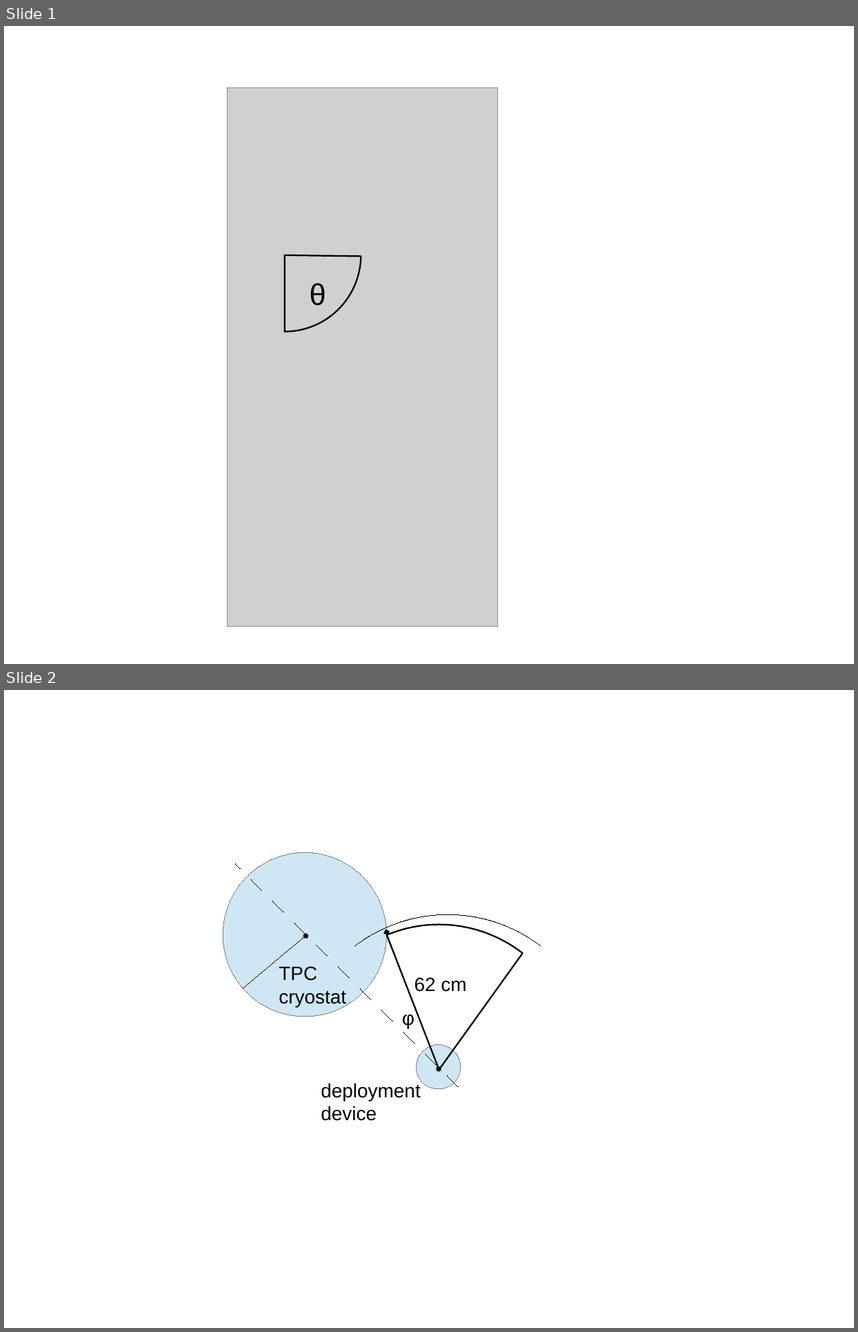
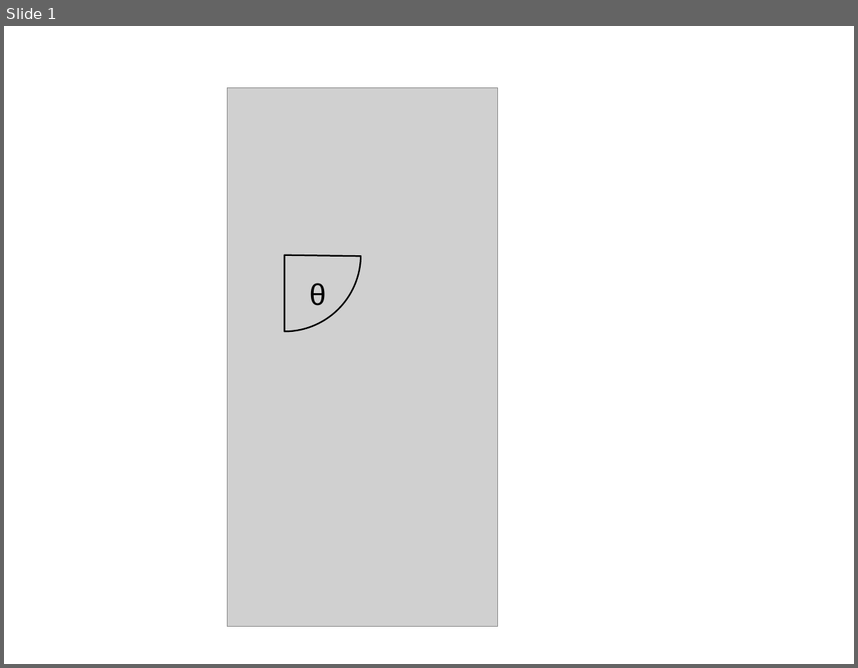
Before and after one commit to berndreinhold/DS_Hawaii, a slide deck: CalibHardwarePaper/Figures/DeploymentDevice_XY_view.odp. Shown one above the other, each under a label of ours: slides 1 and 2 before the commit, slide 1 after it. The pictures are 858x1332 and 858x668 pixels, drawn with LibreOffice and Linux fonts; fonts in the diff are those of the drawing; grey boxes stand for pictures. Boxes give left, top, right and bottom in pixels: in the first picture for what was removed or moved away, otherwise in the second. Text is boxed around its words. In the diff, an @@ line names an element or a change of style, - is before the commit and + after.

```diff
--- a/CalibHardwarePaper/Figures/DeploymentDevice_XY_view.odp
+++ b/CalibHardwarePaper/Figures/DeploymentDevice_XY_view.odp
@@ slide 2 removed at box(4, 690, 854, 1328), background #FFFFFF @@
@@ arch (boxed as its full ring) removed at box(294, 914, 602, 1222) @@
@@ group removed at box(223, 853, 466, 1121): 4 ellipses, 4 texts, 2 lines, 1 arrow @@
-TPC
-cryostat
-deployment
-device
-φ
-62 cm
@@ freeform shape removed at box(299, 925, 579, 1214) @@
```
Also in this commit, not shown: 3 slides added, 5 other files.
